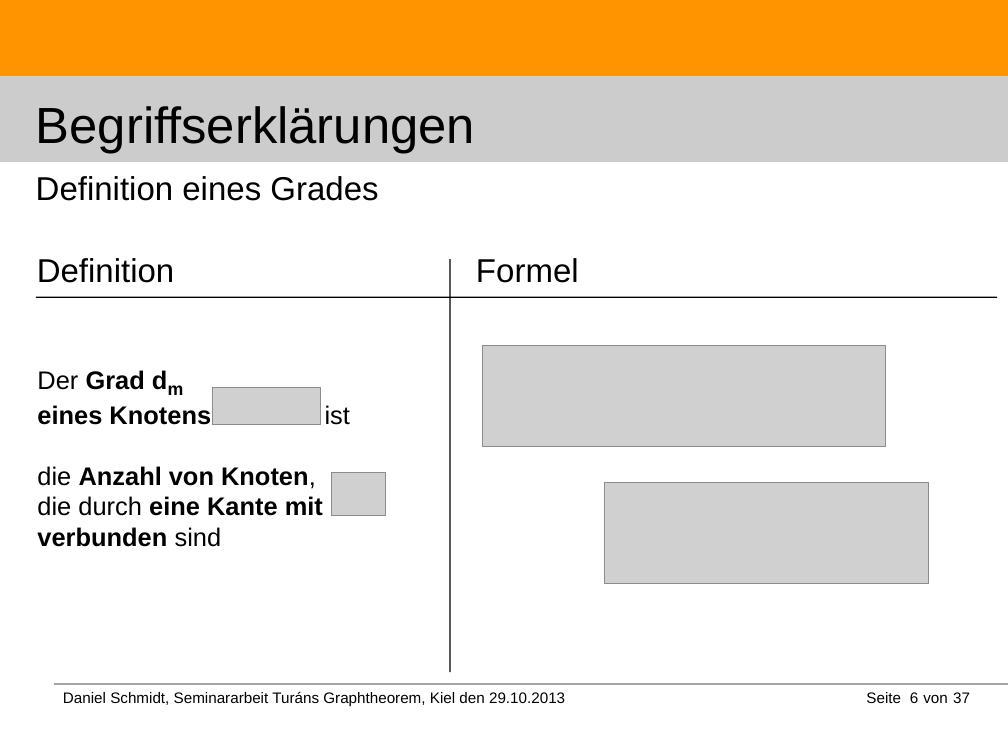
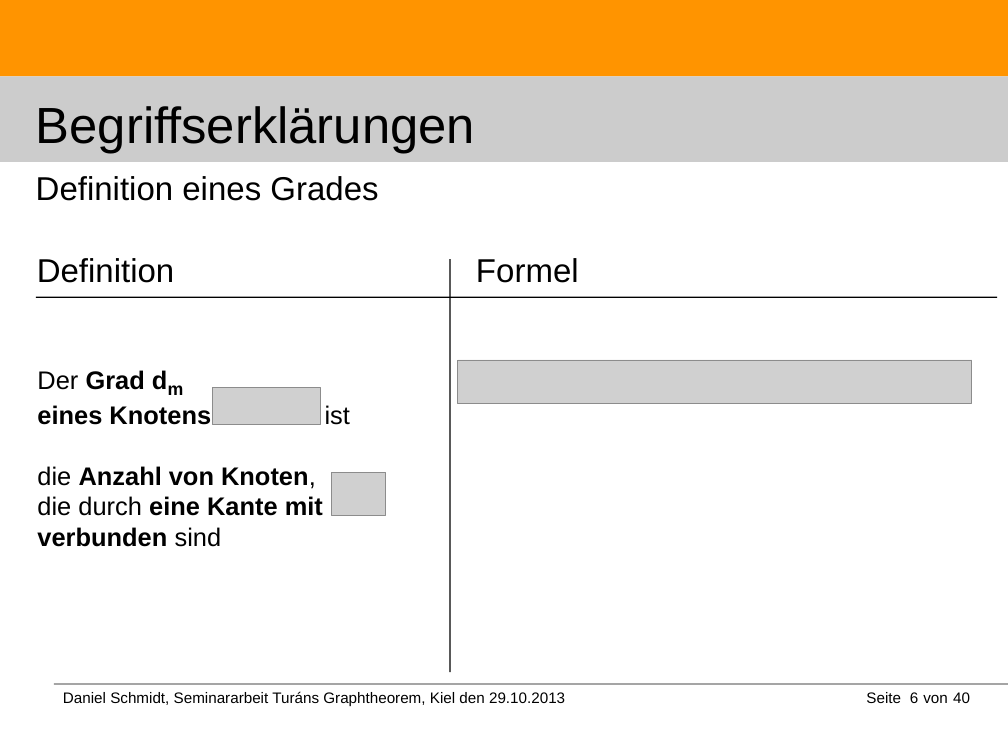
Before and after one commit to DanielMSchmidt/kombinatorik, a slide deck: slide 6 of Kombinatorik.odp. Drawn at 1008x756 pixels with LibreOffice and Linux fonts; fonts in the diff are those of the drawing; grey boxes stand for pictures. Boxes give left, top, right and bottom in pixels: in the first picture for what was removed or moved away, otherwise in the second. Text is boxed around its words. In the diff, an @@ line names an element or a change of style, - is before the commit and + after.

```diff
--- a/Kombinatorik.odp
+++ b/Kombinatorik.odp
@@ picture: place and size @@
-picture at box(483, 346, 886, 446)
+picture at box(458, 360, 972, 403)
@@ picture removed at box(605, 483, 928, 584) @@
@@ text at box(953, 692, 970, 703): text changed @@
-37
+40
```
Also in this commit, not shown: 35 other slides changed, 3 slides added.
